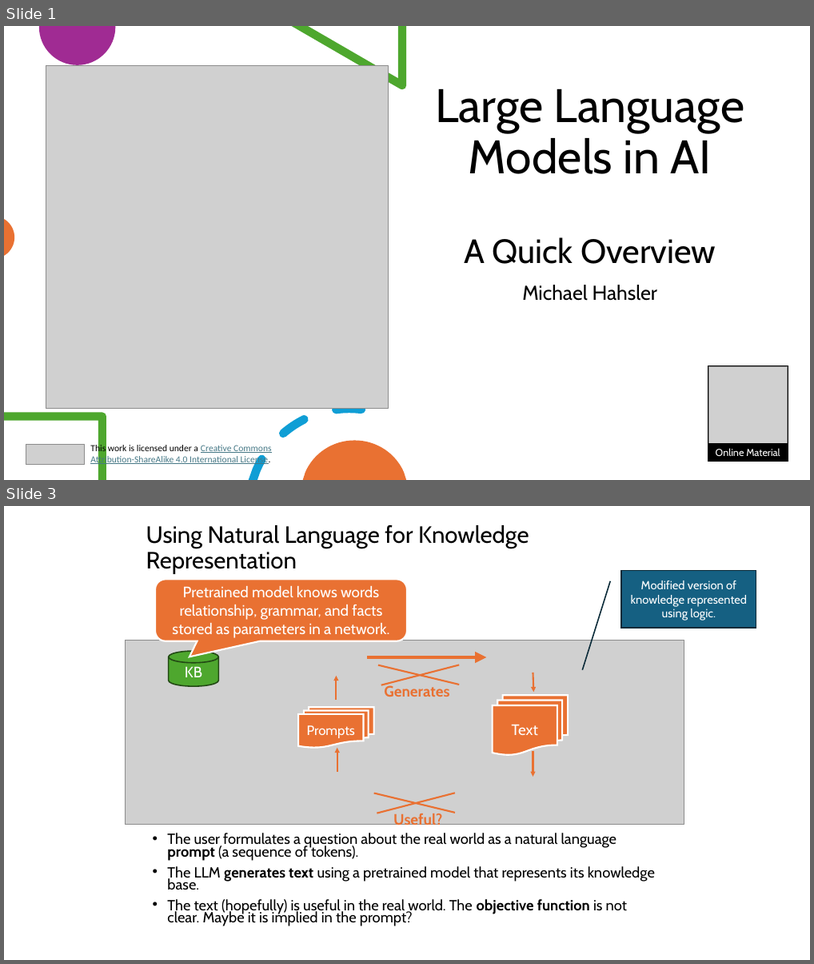
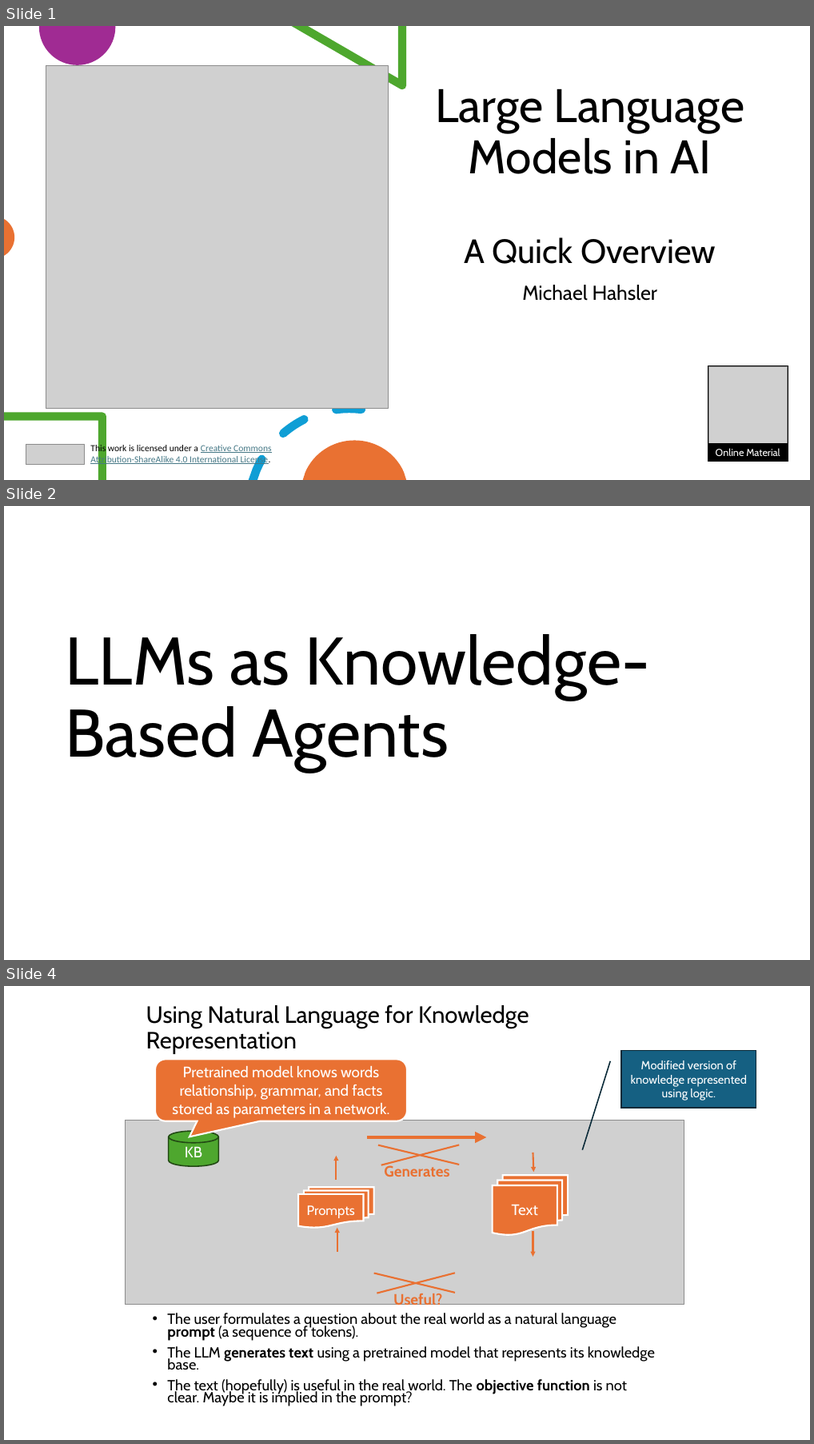
Before and after one commit to kunleola/CS7320, a slide deck: slides/discussion/07_LLM_discussion.pptx. Shown one above the other, each under a label of ours: slides 1 and 3 before the commit, slides 1, 2 and 4 after it; the slides between them are not shown. The pictures are 814x964 and 814x1444 pixels, drawn with LibreOffice and Linux fonts; fonts in the diff are those of the drawing; grey boxes stand for pictures. Boxes give left, top, right and bottom in pixels: in the first picture for what was removed or moved away, otherwise in the second. Text is boxed around its words. In the diff, an @@ line names an element or a change of style, - is before the commit and + after.

```diff
--- a/slides/discussion/07_LLM_discussion.pptx
+++ b/slides/discussion/07_LLM_discussion.pptx
@@ slide 2 added at box(4, 506, 810, 960), background #FFFFFF @@
@@ title added at box(66, 634, 650, 772), 80 pt, text #000000 @@
+LLMs as Knowledge-Based Agents
@@ what was slide 3 is now slide 4 @@
```
Also in this commit, not shown: 3 slides changed, 5 other slides added, 1 slide removed, 10 other files.
